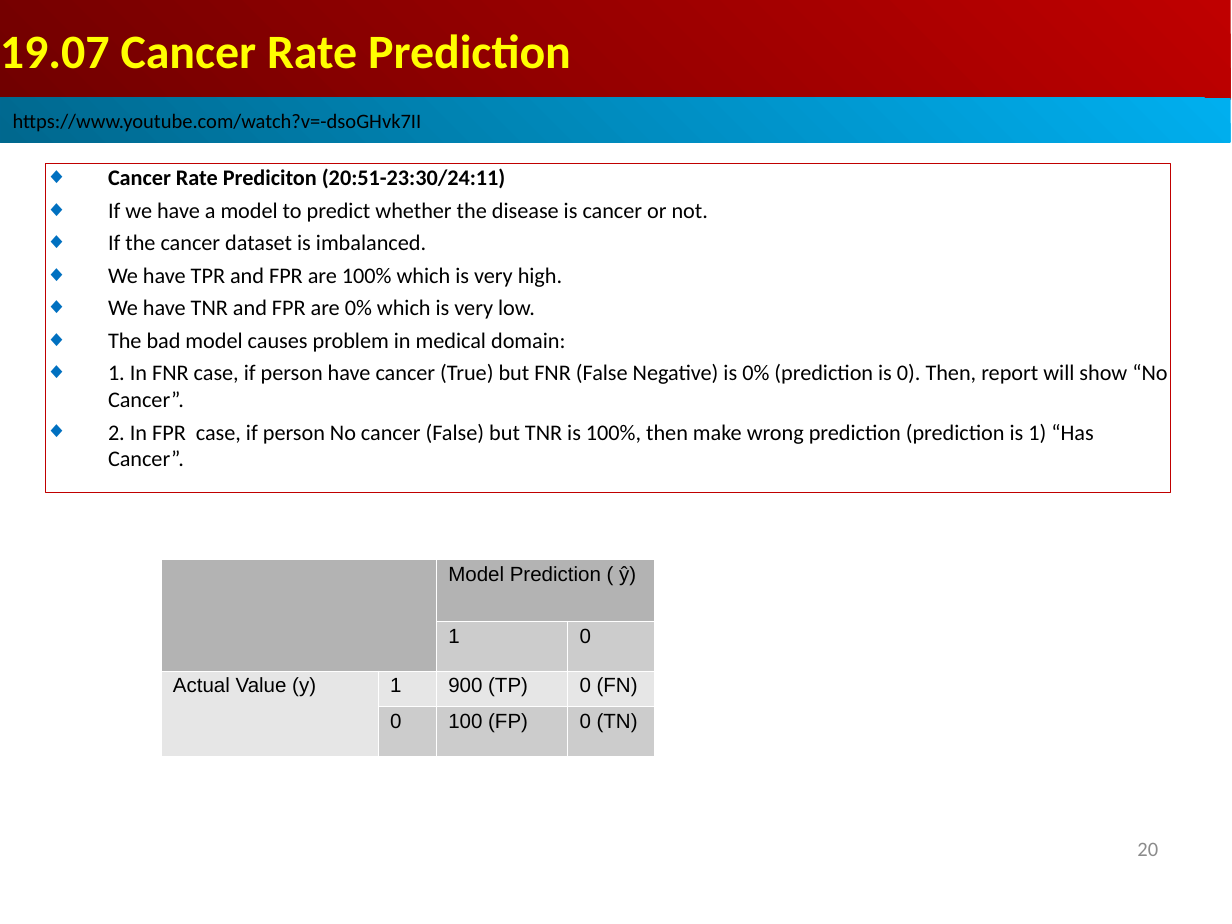
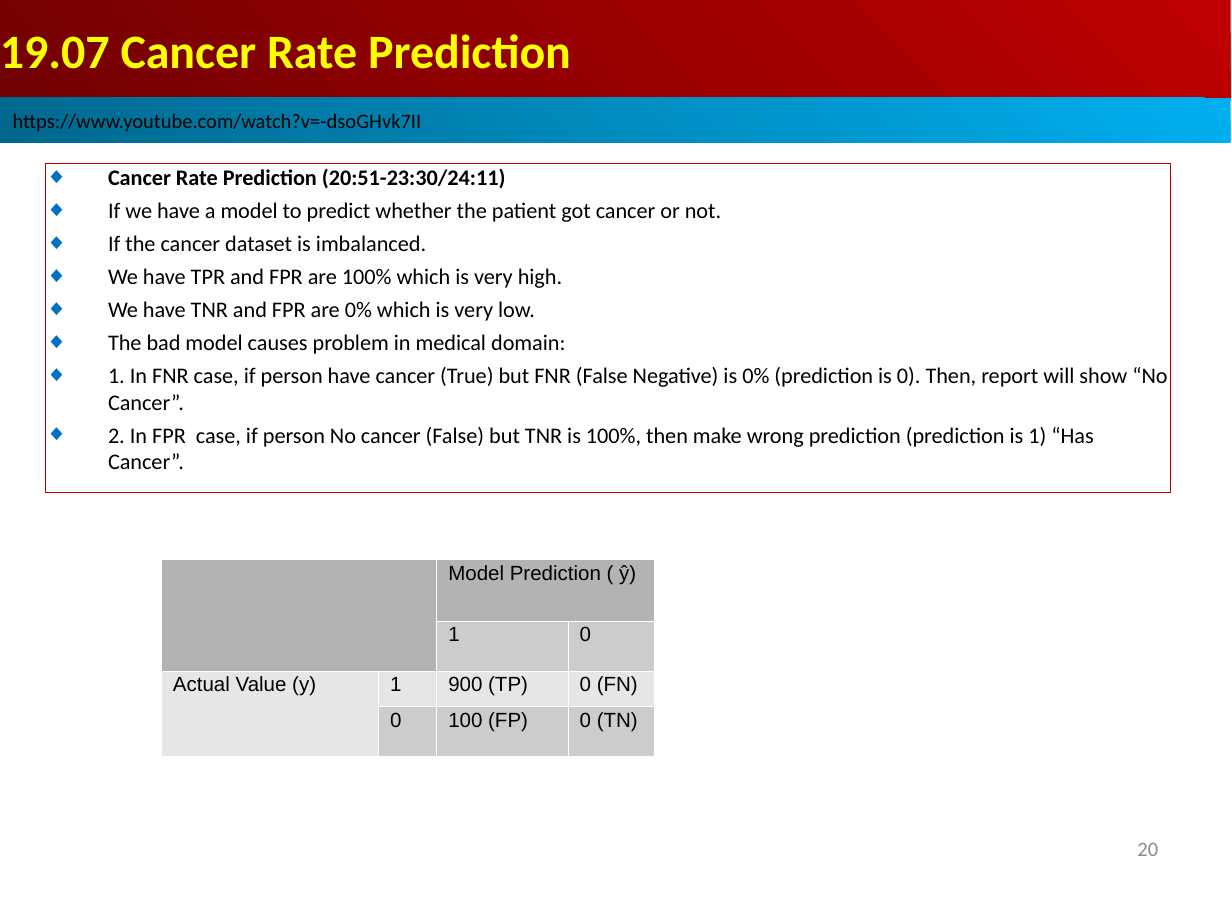
Before and after one commit to peterhchen/AIU_CS512_DL, a slide deck: slide 20 of 000_Lecture_Project/week09/001_Video/19.01_CM_Intro.ppt. Drawn at 1232x924 pixels with LibreOffice and Linux fonts; fonts in the diff are those of the drawing. Boxes give left, top, right and bottom in pixels: in the first picture for what was removed or moved away, otherwise in the second. Text is boxed around its words. In the diff, an @@ line names an element or a change of style, - is before the commit and + after.

```diff
--- a/000_Lecture_Project/week09/001_Video/19.01_CM_Intro.ppt
+++ b/000_Lecture_Project/week09/001_Video/19.01_CM_Intro.ppt
@@ text in rectangle at (108, 168, 721, 222): text changed @@
-◆ Cancer Rate Prediciton (20:51-23:30/24:11)
-◆ If we have a model to predict whether the disease is cancer or not.
+◆ Cancer Rate Prediction (20:51-23:30/24:11)
+◆ If we have a model to predict whether the patient got cancer or not.
@@ table at (161, 559, 654, 755) @@
@@ line spacing 0.87 to 0.81 @@
```
Also in this commit, not shown: 11 other slides changed, 2 other files.
